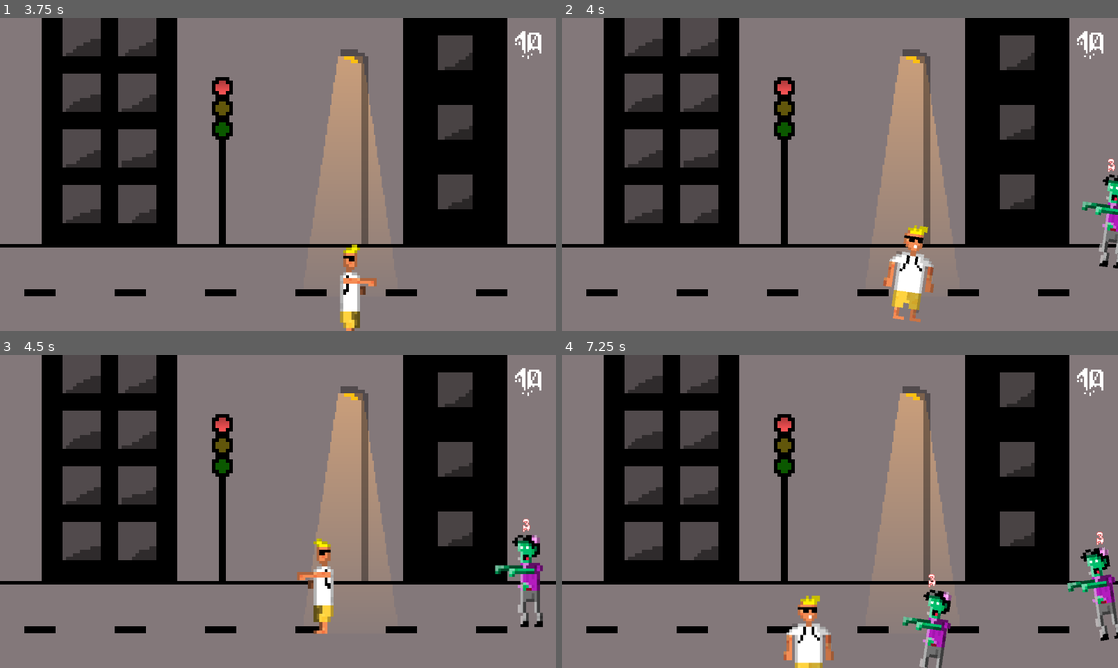
Above: before the commit, frames 1-4 (two rows, left to right).
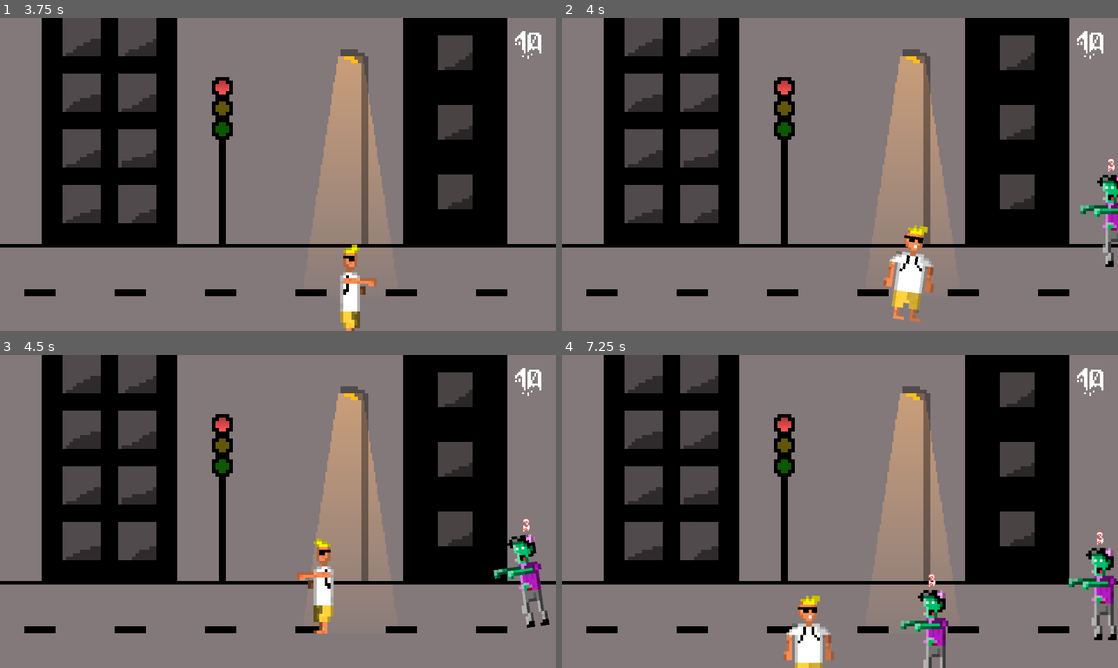
Above: after the commit, the same moments.

Repository: bartlomiejmont/McFunnyStuff
Game: Godot game, scene res://Scenes/Start.tscn
The game is run twice, just before and just after one commit, with the same random seed, the same clock (stepped at 60 frames per second) and the same inputs.
Inputs (mouse positions are in pixels of both pictures, inside the frame that each line leads up to):
- Up to frame 1 (3.75 s): click (278, 212) at 0.5 s; tap Enter at 1.25 s; hold Right (ui_right) 1.28-2.03 s; tap Space (punch) every 0.75 s from 1.35 to 3.6 s; hold Down (ui_down) 2.03-2.78 s; hold Right (ui_right) 2.78-3.53 s; hold Up (ui_up) from 3.53 s (still down)
- Up to frame 2 (4 s): keep holding Up (ui_up)
- Up to frame 3 (4.5 s): release Up (ui_up) at 4.28 s; hold Left (ui_left) from 4.28 s (still down); tap Space (punch) at 4.35 s
- Up to frame 4 (7.25 s): tap Space (punch) at 5.1, 5.85, 6.6 s; release Left (ui_left) at 5.78 s; hold Down (ui_down) 5.78-6.53 s; hold Right (ui_right) from 6.53 s (still down)

Frame 1 is identical in both runs. In frame 2, 0.6% of the frame differs, in the area x 93-100%, y 50-80%; in frame 3, 1.0%; in frame 4, 1.8%, in the area x 60-100%, y 61-100%.

Commit message:
fix 2 anim bug

Diff:
--- a/Player.gd
+++ b/Player.gd
@@ -59,5 +59,6 @@
 
 
 func _on_PlayerInside_area_entered(area):
-	$AnimationPlayer.play("Hit")
-	emit_signal("hitPlayer")
+#	$AnimationPlayer.play("Hit")
+	if  not Input.is_action_just_pressed("punch"):
+		emit_signal("hitPlayer")
--- a/Scenes/AnimatedSprite.gd
+++ b/Scenes/AnimatedSprite.gd
@@ -3,12 +3,13 @@
 signal punch
 signal runR
 signal runL
+signal hit
 var punching = false
 var hiting = false
 
 func _on_Player_animate(motion):
 	if not punching and not hiting:
-		if  Input.is_action_just_pressed("punch"):
+		if  Input.is_action_just_pressed("punch") and $"../PlayerInside".get_overlapping_areas().size() == 0:
 			emit_signal("punch")
 			punching = true
 		elif motion.x > 0:
@@ -25,11 +26,15 @@
 			self.play("idle")
 
 func _on_AnimationPlayer_animation_finished(anim_name):
+	print(playing)
 	if anim_name == "Punching":
 		punching = false
 	elif anim_name == "Hit":
 		hiting = false
 
 
+
 func _on_Player_hitPlayer():
+#	$AnimationPlayer.stop()
 	hiting = true
+	emit_signal("hit")
--- a/Scenes/AnimationPlayer.gd
+++ b/Scenes/AnimationPlayer.gd
@@ -13,3 +13,7 @@
 
 func _on_AnimatedSprite_runR():
 	play("WalkingR")
+
+
+func _on_AnimatedSprite_hit():
+	play("Hit")
--- a/Scenes/AudioStreamPlayer.gd
+++ b/Scenes/AudioStreamPlayer.gd
@@ -1,6 +1,7 @@
 extends AudioStreamPlayer
 
 func _on_Player_animate(motion):
+	print(playing)
 	if (motion.x != 0 or motion.y != 0) and playing == false:
 		self.play()
 	elif motion.x == 0 and motion.y == 0:
--- /dev/null
+++ b/Scenes/Hiting.gd
@@ -0,0 +1,6 @@
+extends AnimationPlayer
+
+
+
+func _on_PlayerInside_area_entered(area):
+	pass # Replace with function body.
--- a/Scenes/Player.tscn
+++ b/Scenes/Player.tscn
@@ -10,8 +10,9 @@
 [ext_resource path="res://Sound/chodzenie1.wav" type="AudioStream" id=8]
 [ext_resource path="res://Scenes/AudioStreamPlayer.gd" type="Script" id=9]
 [ext_resource path="res://Scenes/RayCast2D.gd" type="Script" id=10]
-[ext_resource path="res://Scenes/AnimationPlayer.gd" type="Script" id=11]
-[ext_resource path="res://Sound/punch.wav" type="AudioStream" id=12]
+[ext_resource path="res://hit.tres" type="Animation" id=11]
+[ext_resource path="res://Scenes/AnimationPlayer.gd" type="Script" id=12]
+[ext_resource path="res://Sound/punch.wav" type="AudioStream" id=13]
 
 [sub_resource type="SpriteFrames" id=1]
 animations = [ {
@@ -35,35 +36,6 @@
 radius = 51.1577
 height = 116.702
 
-[sub_resource type="Animation" id=7]
-resource_name = "Hit"
-length = 0.25
-step = 0.05
-tracks/0/type = "value"
-tracks/0/path = NodePath("AnimatedSprite:animation")
-tracks/0/interp = 1
-tracks/0/loop_wrap = true
-tracks/0/imported = false
-tracks/0/enabled = true
-tracks/0/keys = {
-"times": PoolRealArray( 0, 0.25 ),
-"transitions": PoolRealArray( 1, 1 ),
-"update": 1,
-"values": [ "idle", "idle" ]
-}
-tracks/1/type = "value"
-tracks/1/path = NodePath("AnimatedSprite:modulate")
-tracks/1/interp = 1
-tracks/1/loop_wrap = true
-tracks/1/imported = false
-tracks/1/enabled = true
-tracks/1/keys = {
-"times": PoolRealArray( 0, 0.1, 0.25 ),
-"transitions": PoolRealArray( 1, 1, 1 ),
-"update": 0,
-"values": [ Color( 1, 1, 1, 1 ), Color( 1, 0.509804, 0.509804, 1 ), Color( 1, 1, 1, 1 ) ]
-}
-
 [sub_resource type="Animation" id=3]
 resource_name = "Punching"
 length = 0.2
@@ -174,7 +146,7 @@
 radius = 23.8289
 
 [node name="Player" type="KinematicBody2D"]
-position = Vector2( 462.955, 255.91 )
+position = Vector2( 463.619, 255.91 )
 collision_mask = 2
 script = ExtResource( 1 )
 __meta__ = {
@@ -204,14 +176,14 @@
 script = ExtResource( 10 )
 
 [node name="AnimationPlayer" type="AnimationPlayer" parent="."]
-anims/Hit = SubResource( 7 )
+anims/Hit = ExtResource( 11 )
 anims/Punching = SubResource( 3 )
 anims/WalkingL = SubResource( 4 )
 anims/WalkingR = SubResource( 5 )
-script = ExtResource( 11 )
+script = ExtResource( 12 )
 
 [node name="PunchSound" type="AudioStreamPlayer" parent="."]
-stream = ExtResource( 12 )
+stream = ExtResource( 13 )
 volume_db = -15.0
 pitch_scale = 0.8
 
@@ -229,6 +201,7 @@
 [connection signal="animate" from="." to="AudioStreamPlayer" method="_on_Player_animate"]
 [connection signal="animate" from="." to="AnimatedSprite" method="_on_Player_animate"]
 [connection signal="hitPlayer" from="." to="AnimatedSprite" method="_on_Player_hitPlayer"]
+[connection signal="hit" from="AnimatedSprite" to="AnimationPlayer" method="_on_AnimatedSprite_hit"]
 [connection signal="punch" from="AnimatedSprite" to="RayCast2D" method="_on_AnimatedSprite_punch"]
 [connection signal="punch" from="AnimatedSprite" to="AnimationPlayer" method="_on_AnimatedSprite_punch"]
 [connection signal="runL" from="AnimatedSprite" to="AnimationPlayer" method="_on_AnimatedSprite_runL"]
--- a/Scenes/zombie.tscn
+++ b/Scenes/zombie.tscn
@@ -158,7 +158,7 @@
 
 [node name="ZombieAnimation" type="AnimatedSprite" parent="Area2D"]
 frames = SubResource( 5 )
-frame = 3
+frame = 2
 playing = true
 script = ExtResource( 6 )
 
--- /dev/null
+++ b/hit.tres
@@ -0,0 +1,30 @@
+[gd_resource type="Animation" format=2]
+
+[resource]
+resource_name = "Hit"
+length = 0.25
+step = 0.05
+tracks/0/type = "value"
+tracks/0/path = NodePath("AnimatedSprite:animation")
+tracks/0/interp = 1
+tracks/0/loop_wrap = true
+tracks/0/imported = false
+tracks/0/enabled = true
+tracks/0/keys = {
+"times": PoolRealArray( 0, 0.25 ),
+"transitions": PoolRealArray( 1, 1 ),
+"update": 1,
+"values": [ "idle", "idle" ]
+}
+tracks/1/type = "value"
+tracks/1/path = NodePath("AnimatedSprite:modulate")
+tracks/1/interp = 1
+tracks/1/loop_wrap = true
+tracks/1/imported = false
+tracks/1/enabled = true
+tracks/1/keys = {
+"times": PoolRealArray( 0, 0.1, 0.25 ),
+"transitions": PoolRealArray( 1, 1, 1 ),
+"update": 0,
+"values": [ Color( 1, 1, 1, 1 ), Color( 1, 0.509804, 0.509804, 1 ), Color( 1, 1, 1, 1 ) ]
+}
